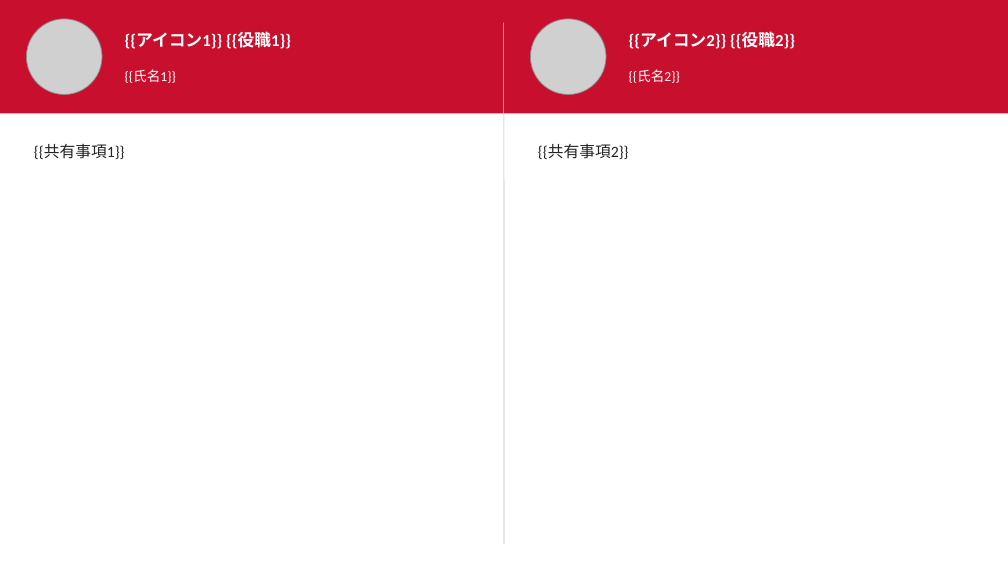
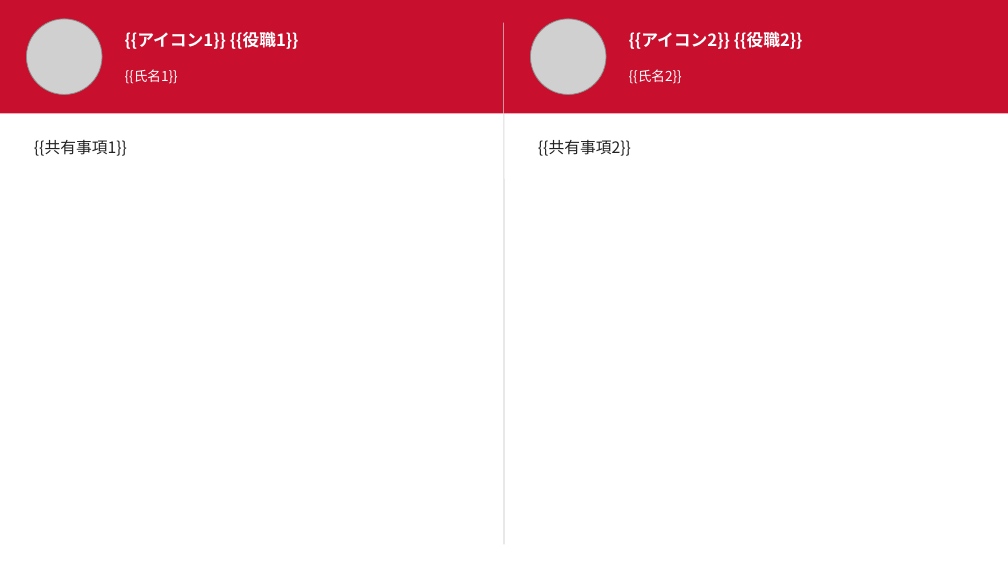
Before and after one commit to kimuchi/BNI_Chiyoda_VisitorHost, a slide deck: slide 2 of docs/templates/BNI_テンプレート_事前MTG.pptx. Drawn at 1008x567 pixels with LibreOffice and Linux fonts; fonts in the diff are those of the drawing; grey boxes stand for pictures. Boxes give left, top, right and bottom in pixels: in the first picture for what was removed or moved away, otherwise in the second. Text is boxed around its words. In the diff, an @@ line names an element or a change of style, - is before the commit and + after.

```diff
--- a/docs/templates/BNI_テンプレート_事前MTG.pptx
+++ b/docs/templates/BNI_テンプレート_事前MTG.pptx
@@ font Calibri to Noto Sans CJK JP in 4 elements at [125, 31, 299, 49], [125, 69, 178, 84], [629, 31, 803, 49], [629, 69, 682, 84] @@
@@ text "{{共有事項1}}" at [34, 140, 127, 156]: font Calibri to Noto Sans CJK JP; line spacing 1.3 to 1.1 @@
@@ text "{{共有事項2}}" at [538, 140, 631, 156]: font Calibri to Noto Sans CJK JP; line spacing 1.3 to 1.1 @@
```
Also in this commit, not shown: 2 other slides changed, 13 other files.
